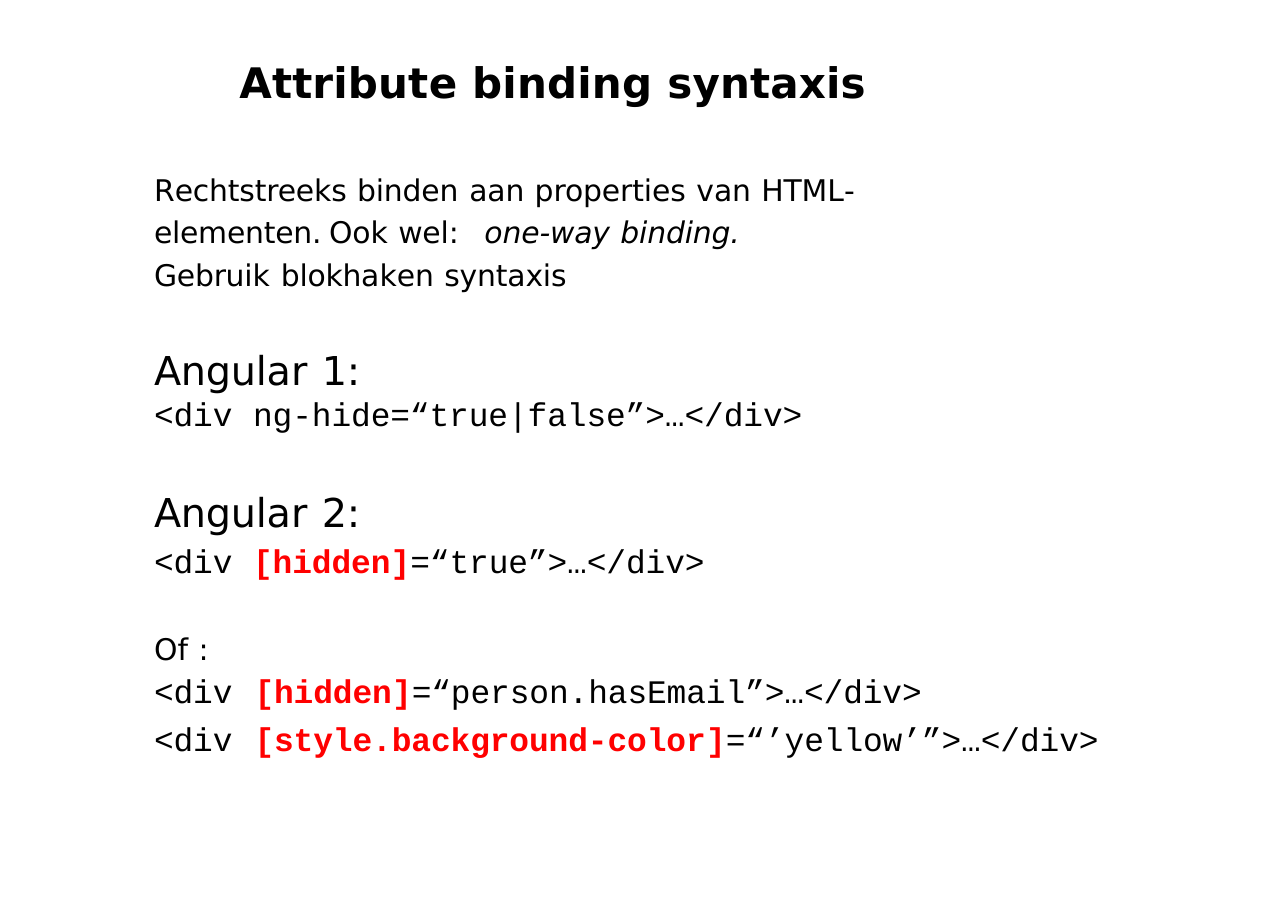
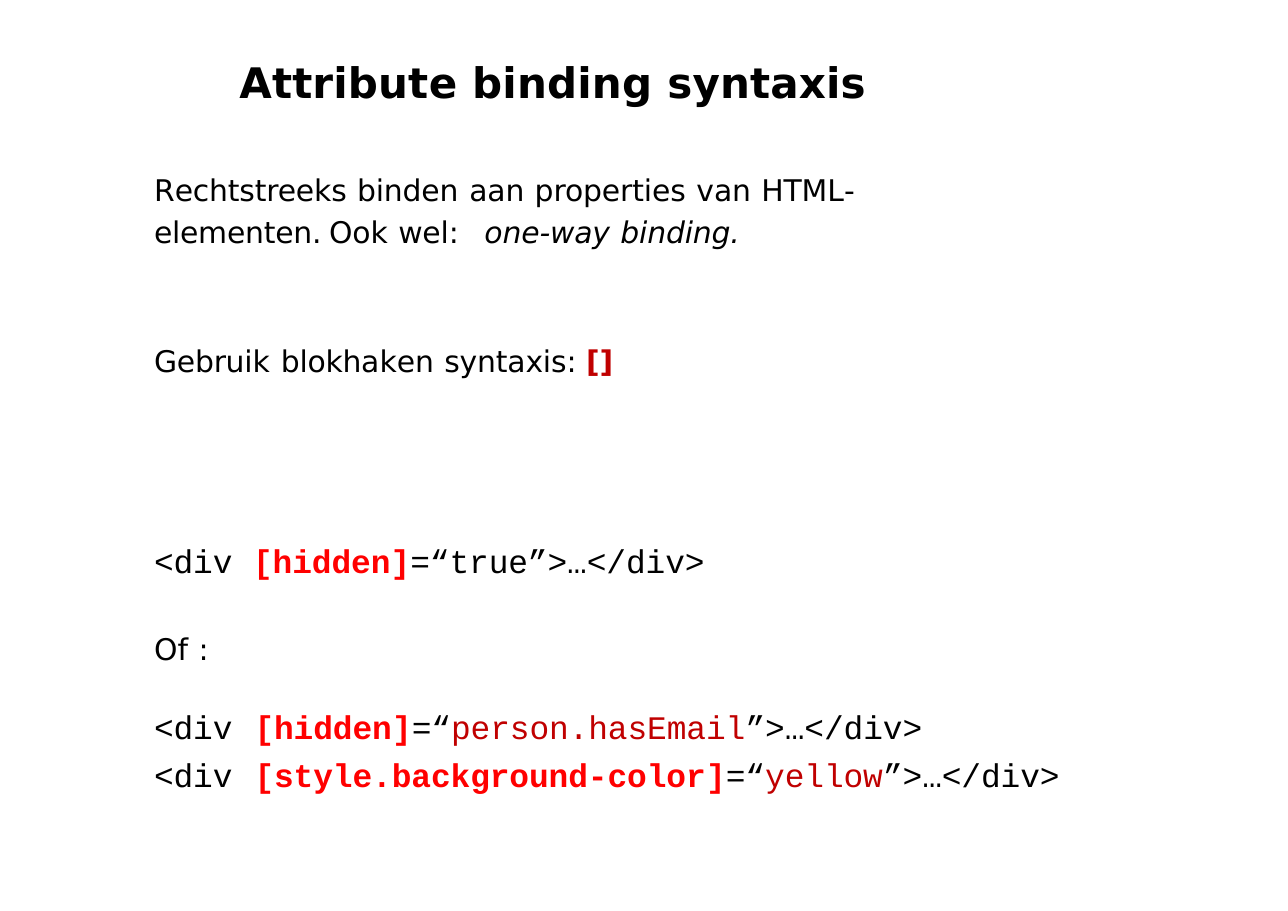
Before and after one commit to petereijgermans11/workshop-angular7, a slide deck: slide 28 of PPT/02- Angular Databinding.pptx. Drawn at 1288x911 pixels with LibreOffice and Linux fonts; fonts in the diff are those of the drawing. Boxes give left, top, right and bottom in pixels: in the first picture for what was removed or moved away, otherwise in the second. Text is boxed around its words. In the diff, an @@ line names an element or a change of style, - is before the commit and + after.

```diff
--- a/PPT/02- Angular Databinding.pptx
+++ b/PPT/02- Angular Databinding.pptx
@@ text at [154,349,576,379]: text changed @@
-Gebruik blokhaken syntaxis
-Angular 1:
+Gebruik blokhaken syntaxis: []
@@ text removed at [154,402,233,427] @@
-<div
@@ text removed at [253,402,802,433] @@
-ng-hide=“true|false”>…</div>
@@ text removed at [154,496,360,535] @@
-Angular 2:
@@ text at [154,715,923,746]: text colour #000000 to #C00000 in "[hidden]=“person.hasEmail”>…</div>" @@
@@ text at [154,763,1060,794]: text changed @@
-<div [style.background-color]=“’yellow’”>…</div>
+<div [style.background-color]=“yellow”>…</div>
```
Also in this commit, not shown: 10 other slides changed, 6 other files.
